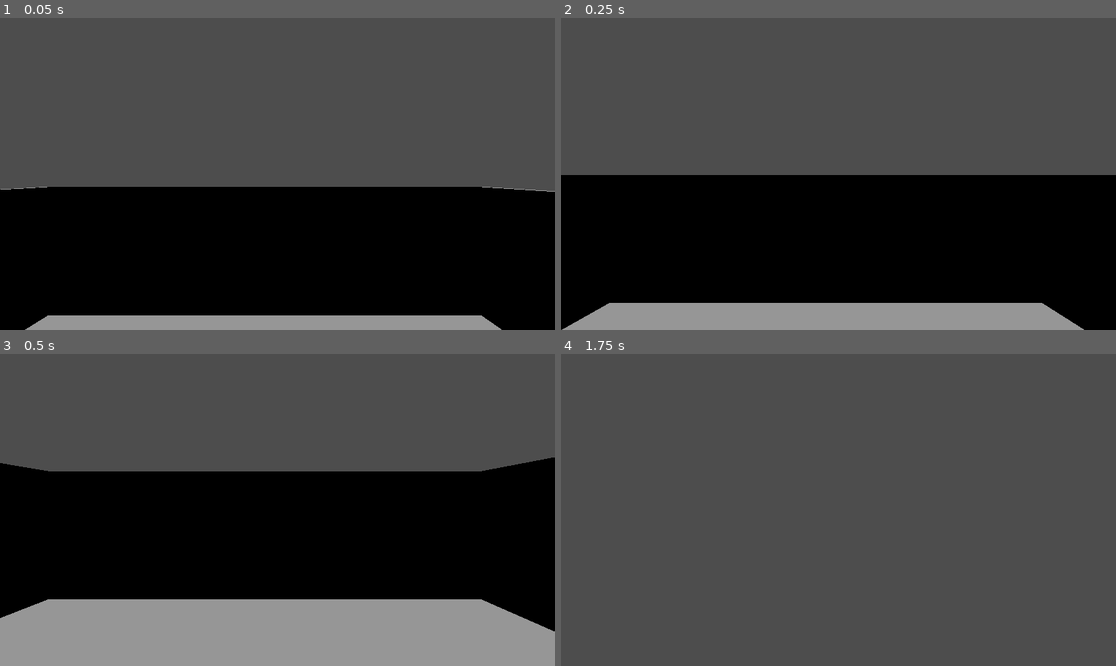
Above: before the commit, frames 1-4 (two rows, left to right).
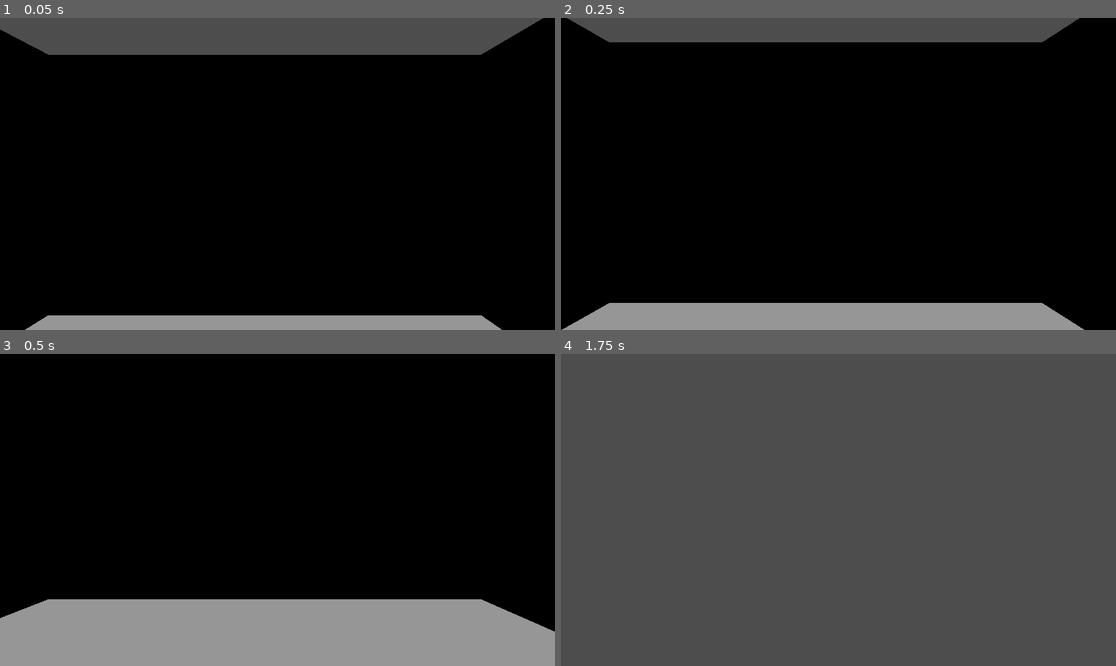
Above: after the commit, the same moments.

Repository: WanL17/GameJam-HOD
Game: Godot game, scene res://scenes/room_00.tscn
The game is run twice, just before and just after one commit, with the same random seed, the same clock (stepped at 60 frames per second) and the same inputs. This scene is started directly instead of the project's main scene.
Inputs (mouse positions are in pixels of both pictures, inside the frame that each line leads up to):
- Up to frame 1 (0.05 s): no input
- Up to frame 2 (0.25 s): no input
- Up to frame 3 (0.5 s): no input
- Up to frame 4 (1.75 s): tap Enter (ui_accept) at 0.5, 0.77, 1.52 s; move the mouse to (866, 510) at 0.52 s; hold F (hide) 0.53-1.28 s; hold Z (ui_up) from 0.53 s (still down); move the mouse to (810, 510) at 1.27 s; tap E (interact) at 1.35 s

The runs differ from the first frame. In frame 1, 44% of the frame differs, in the area x 0-100%, y 0-56%; in frame 2, 44%; in frame 3, 37%; in frame 4, nothing differs.

Commit message:
added room00

Diff:
--- a/scenes/room_00.tscn
+++ b/scenes/room_00.tscn
@@ -13,20 +13,20 @@
 size = Vector3(10, 0.2, 10)
 
 [node name="WallNorth" type="CSGBox3D" parent="." unique_id=32741244]
-transform = Transform3D(1, 0, 0, 0, 1, 0, 0, 0, 1, 0, 1.5, -5)
-size = Vector3(10, 3, 0.2)
+transform = Transform3D(1, 0, 0, 0, 1, 0, 0, 0, 1, 0, 3, -5)
+size = Vector3(10, 6, 0.2)
 
 [node name="WallSouth" type="CSGBox3D" parent="." unique_id=2146964925]
-transform = Transform3D(1, 0, 0, 0, 1, 0, 0, 0, 1, 0, 1.5, 5)
-size = Vector3(10, 3, 0.2)
+transform = Transform3D(1, 0, 0, 0, 1, 0, 0, 0, 1, 0, 3, 5)
+size = Vector3(10, 6, 0.2)
 
 [node name="WallEast" type="CSGBox3D" parent="." unique_id=1824453271]
-transform = Transform3D(1, 0, 0, 0, 1, 0, 0, 0, 1, 5, 1.5, 0)
-size = Vector3(0.2, 3, 10)
+transform = Transform3D(1, 0, 0, 0, 1, 0, 0, 0, 1, 5, 3, 0)
+size = Vector3(0.2, 6, 10)
 
 [node name="WallWest" type="CSGBox3D" parent="." unique_id=296601147]
-transform = Transform3D(1, 0, 0, 0, 1, 0, 0, 0, 1, -5, 1.5, 0)
-size = Vector3(0.2, 3, 10)
+transform = Transform3D(1, 0, 0, 0, 1, 0, 0, 0, 1, -5, 3, 0)
+size = Vector3(0.2, 6, 10)
 
 [node name="Player_tcsn" type="CharacterBody3D" parent="." unique_id=404739443]
 transform = Transform3D(1, 0, 0, 0, 1, 0, 0, 0, 1, -0.28908622, 1.034015, 0.0005773902)
@@ -48,10 +48,10 @@
 [node name="AnimationPlayer" type="AnimationPlayer" parent="Player_tcsn" unique_id=970927299]
 
 [node name="DirectionalLight3D" type="DirectionalLight3D" parent="." unique_id=652868375]
-transform = Transform3D(1, 0, 0, 0, -4.371139e-08, 1, 0, -1, -4.371139e-08, 0, 2.7631094, 0)
+transform = Transform3D(1, 0, 0, 0, -4.371139e-08, 1, 0, -1, -4.371139e-08, 0, 5.5, 0)
 shadow_enabled = true
 
 [node name="Roof" type="CSGBox3D" parent="." unique_id=1672354281]
-transform = Transform3D(1, 0, 0, 0, 1, 0, 0, 0, 1, 0, 3, 0)
+transform = Transform3D(1, 0, 0, 0, 1, 0, 0, 0, 1, 0, 6, 0)
 visible = false
 size = Vector3(10, 0.2, 10)
